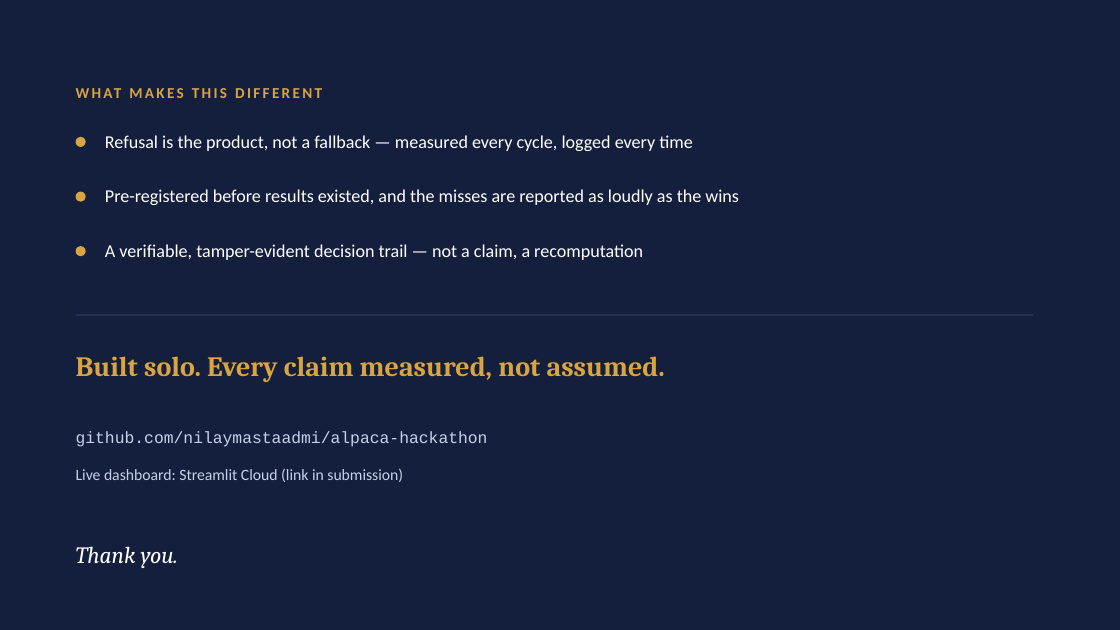
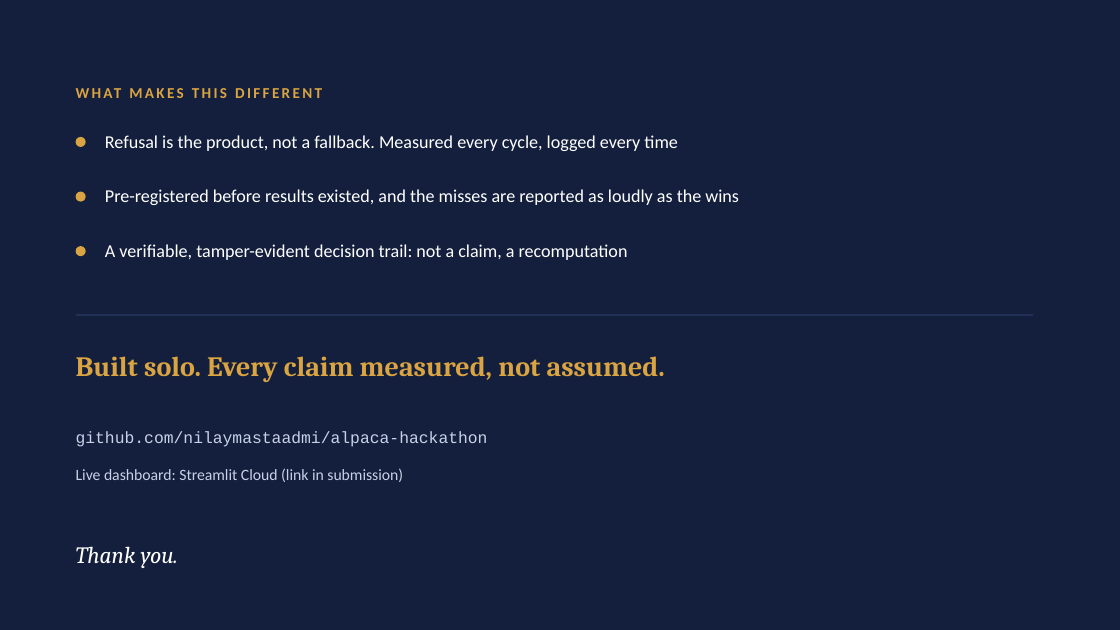
Before and after one commit to nilaymastaadmi/alpaca-hackathon, a slide deck: slide 14 of presentation/slides_draft.pptx. Drawn at 1120x630 pixels with LibreOffice and Linux fonts; fonts in the diff are those of the drawing. Boxes give left, top, right and bottom in pixels: in the first picture for what was removed or moved away, otherwise in the second. Text is boxed around its words. In the diff, an @@ line names an element or a change of style, - is before the commit and + after.

```diff
--- a/presentation/slides_draft.pptx
+++ b/presentation/slides_draft.pptx
@@ text at [105,135,677,151]: text changed @@
-Refusal is the product, not a fallback — measured every cycle, logged every time
+Refusal is the product, not a fallback. Measured every cycle, logged every time
@@ text at [105,244,628,260]: text changed @@
-A verifiable, tamper-evident decision trail — not a claim, a recomputation
+A verifiable, tamper-evident decision trail: not a claim, a recomputation
```
Also in this commit, not shown: 13 other slides changed, 2 other files.
